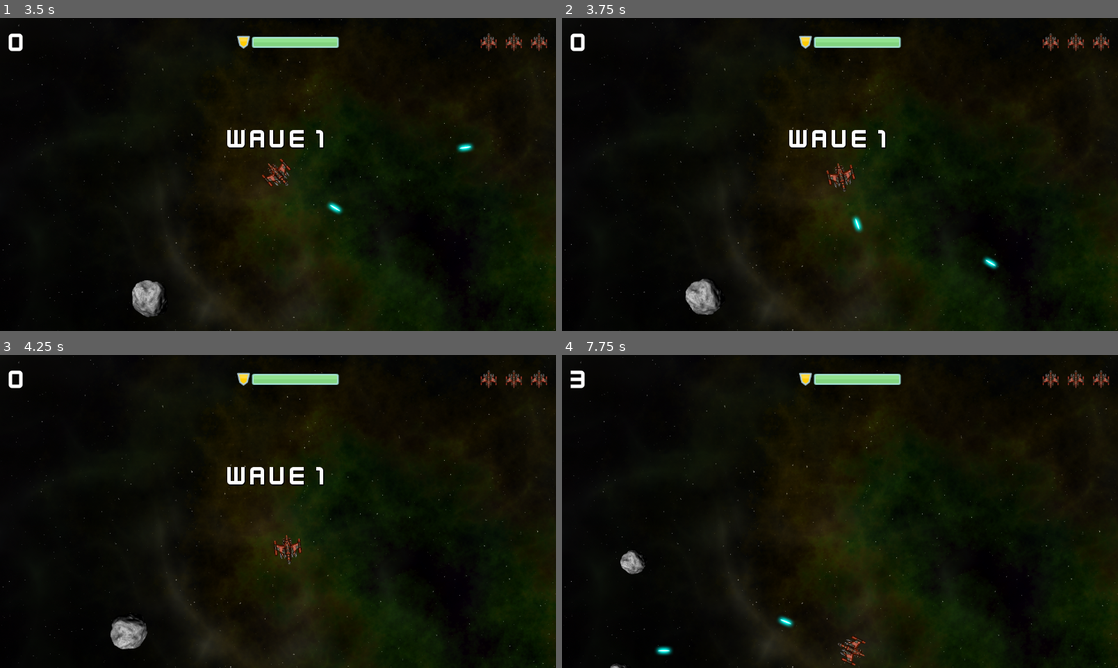
Above: before the commit, frames 1-4 (two rows, left to right).
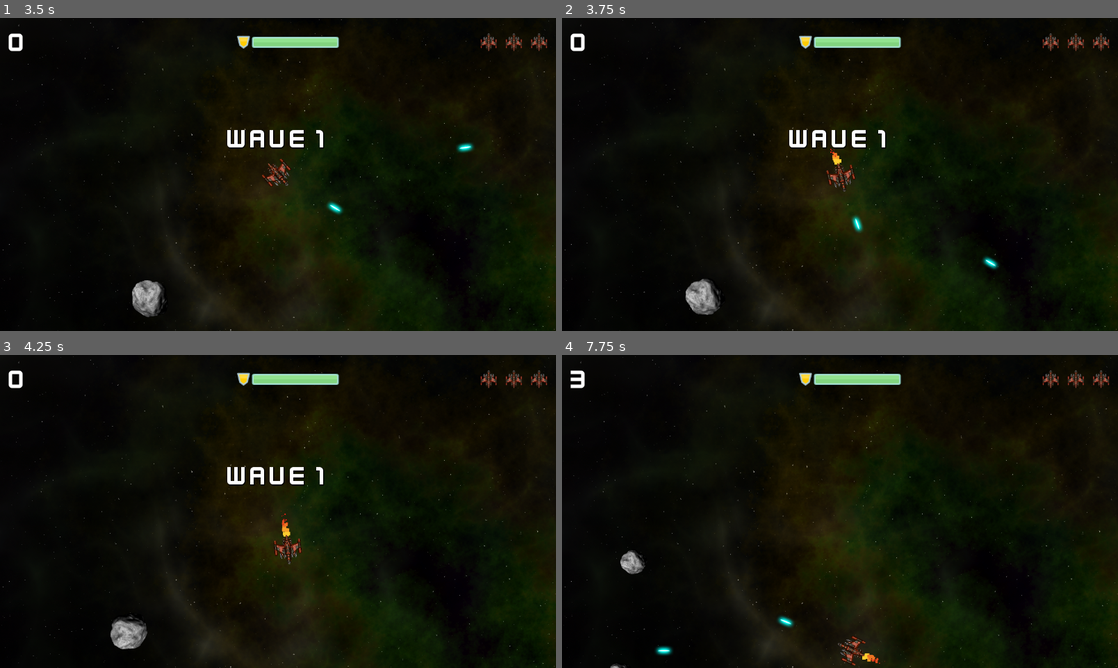
Above: after the commit, the same moments.

Repository: ulfben/space-rocks
Game: Godot game, scene res://main.tscn
Two runs of this game, one before a commit and one after it. Both use one fixed random seed, a clock stepped at 60 frames per second and the inputs below.
Inputs (mouse positions are in pixels of both pictures, inside the frame that each line leads up to):
- Up to frame 1 (3.5 s): click (278, 212) at 0.5 s; tap Enter at 1.25 s; hold D (rotate_right) 1.28-2.03 s; hold Space (shoot) 1.28-2.03 s; hold A (rotate_left) 2.03-2.78 s; tap Space (shoot) at 2.1 s; hold D (rotate_right) from 2.78 s (still down); hold Space (shoot) from 2.78 s (still down)
- Up to frame 2 (3.75 s): release D (rotate_right) at 3.53 s; release Space (shoot) at 3.53 s; hold Up (thrust) from 3.53 s (still down); tap Space (shoot) at 3.6 s
- Up to frame 3 (4.25 s): keep holding Up (thrust)
- Up to frame 4 (7.75 s): release Up (thrust) at 4.28 s; hold Space (shoot) 4.28-5.03 s; hold A (rotate_left) 4.28-6.53 s; tap Space (shoot) at 5.1, 6.6 s; hold Space (shoot) 5.78-6.53 s; hold D (rotate_right) 6.53-7.28 s; hold Up (thrust) from 7.28 s (still down); hold Space (shoot) from 7.28 s (still down)

Frame 1 is identical in both runs. In frame 2, less than 0.1% of the frame differs, in the area x 48-51%, y 41-47%; in frame 3, less than 0.1%, in the area x 50-53%, y 49-58%; in frame 4, less than 0.1%.

Commit message:
Added particle effect to player exhaust

Diff:
--- a/player.gd
+++ b/player.gd
@@ -86,11 +86,13 @@
 	get_input()
 
 func get_input():
+	$Exhaust.emitting = false
 	thrust = Vector2.ZERO
 	if state in [DEAD, INIT]:
 		return
 	if Input.is_action_pressed("thrust"):
 		thrust = transform.x * engine_power
+		$Exhaust.emitting = true
 		if not $EngineSound.playing:
 			$EngineSound.play()
 	else:
--- a/player.tscn
+++ b/player.tscn
@@ -9,6 +9,14 @@
 
 [sub_resource type="CircleShape2D" id="CircleShape2D_gtey5"]
 radius = 31.0161
+
+[sub_resource type="Curve" id="Curve_apppb"]
+_data = [Vector2(0, 1), 0.0, 0.0, 0, 0, Vector2(1, 0.153846), 0.0, 0.0, 0, 0]
+point_count = 2
+
+[sub_resource type="Gradient" id="Gradient_s8bj8"]
+offsets = PackedFloat32Array(0, 0.647399)
+colors = PackedColorArray(0.992157, 0.8, 0.184314, 1, 0.862745, 0.133333, 0.0862745, 1)
 
 [node name="Player" type="RigidBody2D" groups=["player"]]
 contact_monitor = true
@@ -48,6 +56,24 @@
 stream = ExtResource("6_l7d01")
 volume_db = -13.586
 
+[node name="Exhaust" type="CPUParticles2D" parent="."]
+show_behind_parent = true
+position = Vector2(-35, 0)
+rotation = 3.14159
+amount = 35
+lifetime = 0.1
+emission_shape = 3
+emission_rect_extents = Vector2(2, 5)
+direction = Vector2(0, 0)
+spread = 0.0
+gravity = Vector2(0, 0)
+initial_velocity_min = 40.0
+initial_velocity_max = 400.0
+scale_amount_min = 8.0
+scale_amount_max = 8.0
+scale_amount_curve = SubResource("Curve_apppb")
+color_ramp = SubResource("Gradient_s8bj8")
+
 [connection signal="body_entered" from="." to="." method="_on_body_entered"]
 [connection signal="timeout" from="GunCooldown" to="." method="_on_gun_cooldown_timeout"]
 [connection signal="timeout" from="InvulnerabilityTimer" to="." method="_on_invulnerability_timer_timeout"]
Not shown: 1 places in player.tscn that only renumber resources
